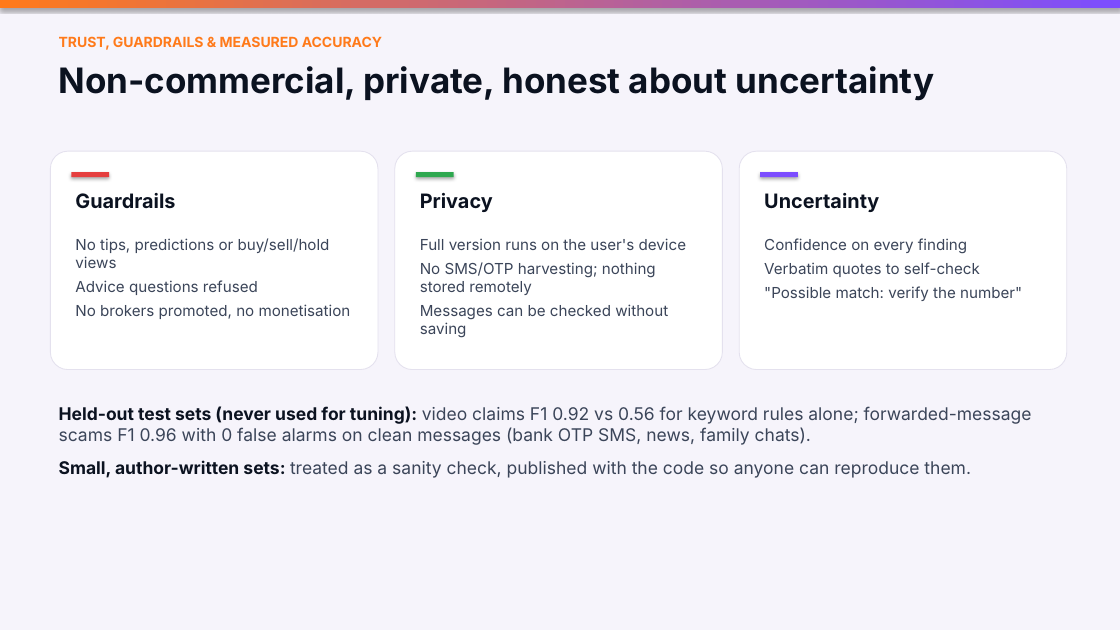
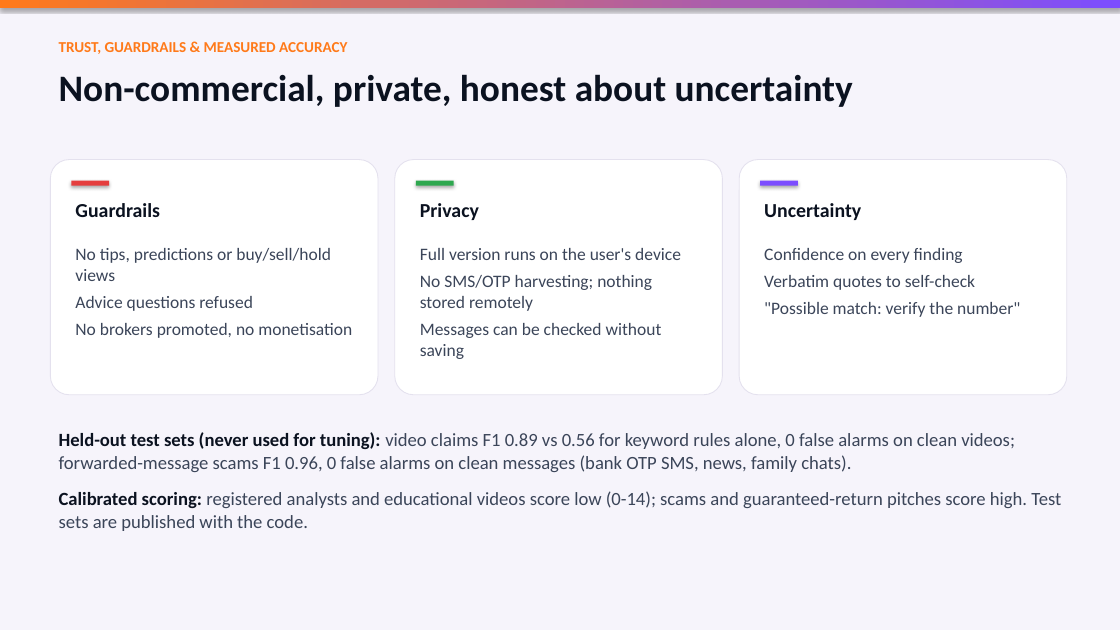
Before and after one commit to RudraPandit0504/nirikshak, a slide deck: slide 12 of presentation/Nirikshak.pptx. Drawn at 1120x630 pixels with LibreOffice and Linux fonts; fonts in the diff are those of the drawing. Boxes give left, top, right and bottom in pixels: in the first picture for what was removed or moved away, otherwise in the second. Text is boxed around its words. In the diff, an @@ line names an element or a change of style, - is before the commit and + after.

Commit message:
Deck: Calibri, fuller layouts, fresh screenshots and calibrated numbers

```diff
--- a/presentation/Nirikshak.pptx
+++ b/presentation/Nirikshak.pptx
@@ text "TRUST, GUARDRAILS & MEASURED ACCURACY" at (x1=59, y1=42, x2=347, y2=54): size 12 to 13 pt, font Inter to Calibri @@
@@ text "Non-commercial, private, honest about uncertainty" at (x1=59, y1=74, x2=853, y2=107): size 30 to 32 pt, font Inter to Calibri @@
@@ rounded rectangle resized from (x1=50, y1=151, x2=378, y2=370) to (x1=50, y1=160, x2=378, y2=395) @@
@@ rounded rectangle resized from (x1=395, y1=151, x2=723, y2=370) to (x1=395, y1=160, x2=723, y2=395) @@
@@ rounded rectangle resized from (x1=739, y1=151, x2=1067, y2=370) to (x1=739, y1=160, x2=1067, y2=395) @@
@@ font Inter to Calibri in 3 elements at (x1=75, y1=203, x2=160, y2=217), (x1=420, y1=203, x2=479, y2=220), (x1=764, y1=203, x2=861, y2=220) @@
@@ 3 texts, 3 rectangles moved together from (x1=71, y1=172, x2=879, y2=212) to (x1=71, y1=181, x2=861, y2=220) @@
@@ text "No tips, predictions or buy/sell/hold ..." moved from (x1=75, y1=238, x2=351, y2=319) to (x1=75, y1=248, x2=352, y2=338) @@
@@ text "Full version runs on the ..." moved from (x1=420, y1=238, x2=686, y2=338) to (x1=420, y1=248, x2=681, y2=359) @@
@@ size 13 to 15 pt, font Inter to Calibri in 3 elements at (x1=75, y1=248, x2=352, y2=338), (x1=420, y1=248, x2=681, y2=359), (x1=764, y1=248, x2=1020, y2=317) @@
@@ text "Confidence on every finding" moved from (x1=764, y1=238, x2=1022, y2=301) to (x1=764, y1=248, x2=1020, y2=317) @@
@@ text at (x1=59, y1=432, x2=1061, y2=531): text changed; size 15 to 16 pt; font Inter to Calibri @@
-Held-out test sets (never used for tuning): video claims F1 0.92 vs 0.56 for keyword rules alone; forwarded-message scams F1 0.96 with 0 false alarms on clean messages (bank OTP SMS, news, family chats).
-Small, author-written sets: treated as a sanity check, published with the code so anyone can reproduce them.
+Held-out test sets (never used for tuning): video claims F1 0.89 vs 0.56 for keyword rules alone, 0 false alarms on clean videos; forwarded-message scams F1 0.96, 0 false alarms on clean messages (bank OTP SMS, news, family chats).
+Calibrated scoring: registered analysts and educational videos score low (0-14); scams and guaranteed-return pitches score high. Test sets are published with the code.
```
Also in this commit, not shown: 13 other slides changed, 1 other file.
